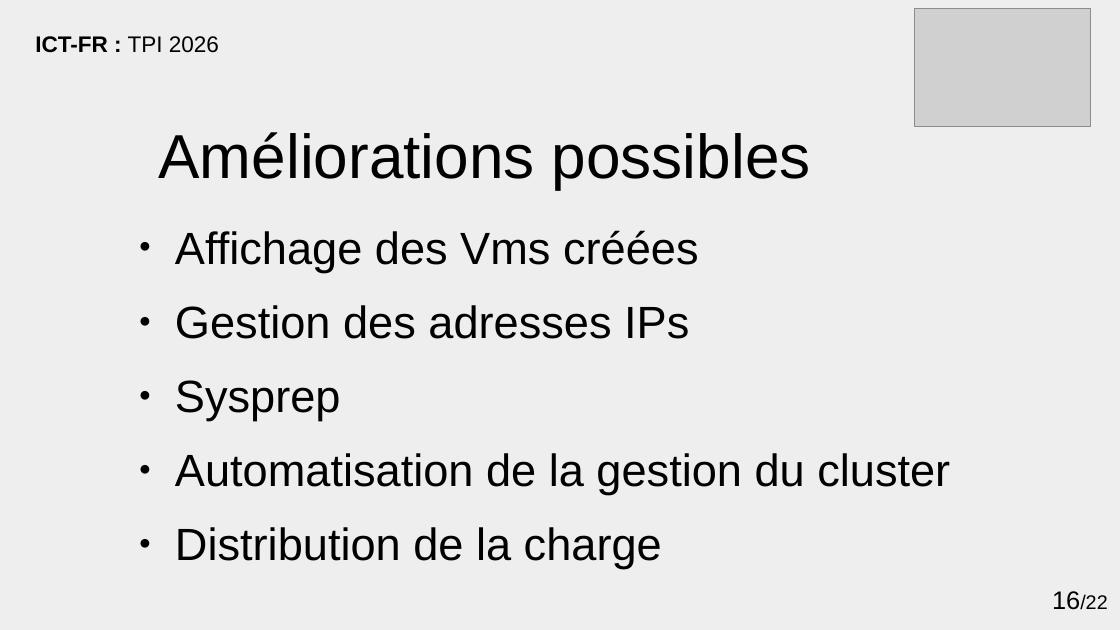
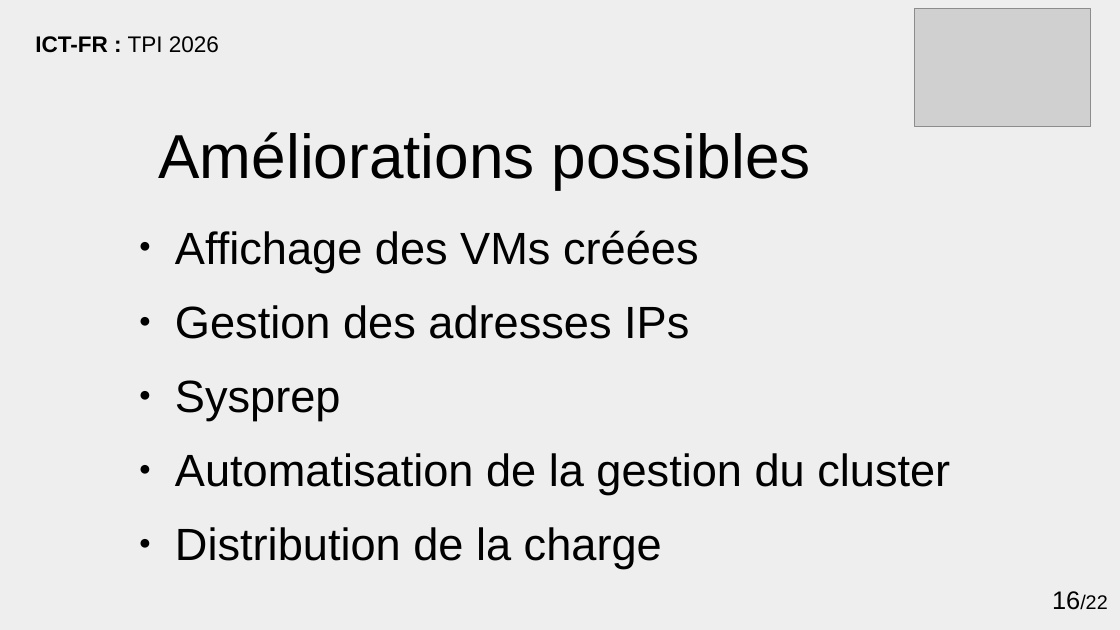
Before and after one commit to Lucielle-Voeffray/TPI-2026, a slide deck: slide 16 of defense/presentation.odp. Drawn at 1120x630 pixels with LibreOffice and Linux fonts; fonts in the diff are those of the drawing; grey boxes stand for pictures; background and template pictures are left out. Boxes give left, top, right and bottom in pixels: in the first picture for what was removed or moved away, otherwise in the second. Text is boxed around its words. In the diff, an @@ line names an element or a change of style, - is before the commit and + after.

```diff
--- a/defense/presentation.odp
+++ b/defense/presentation.odp
@@ text at box(175, 230, 699, 272): text changed @@
-● Affichage des Vms créées
+● Affichage des VMs créées
```
Also in this commit, not shown: 2 other slides changed.
